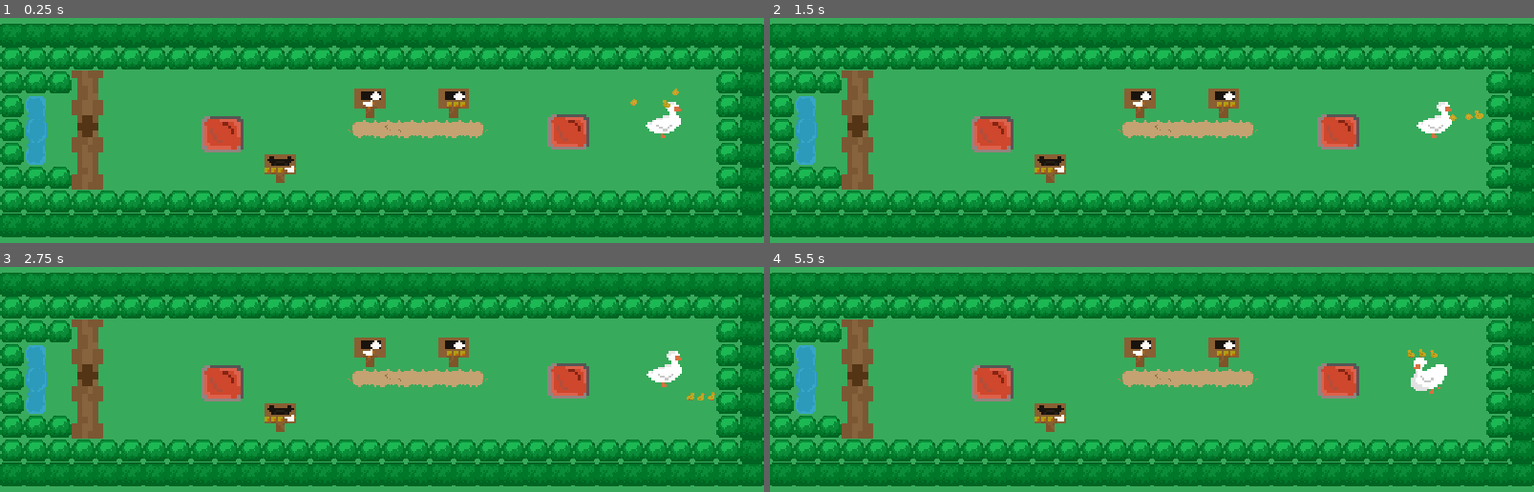
Above: before the commit, frames 1-4 (two rows, left to right).
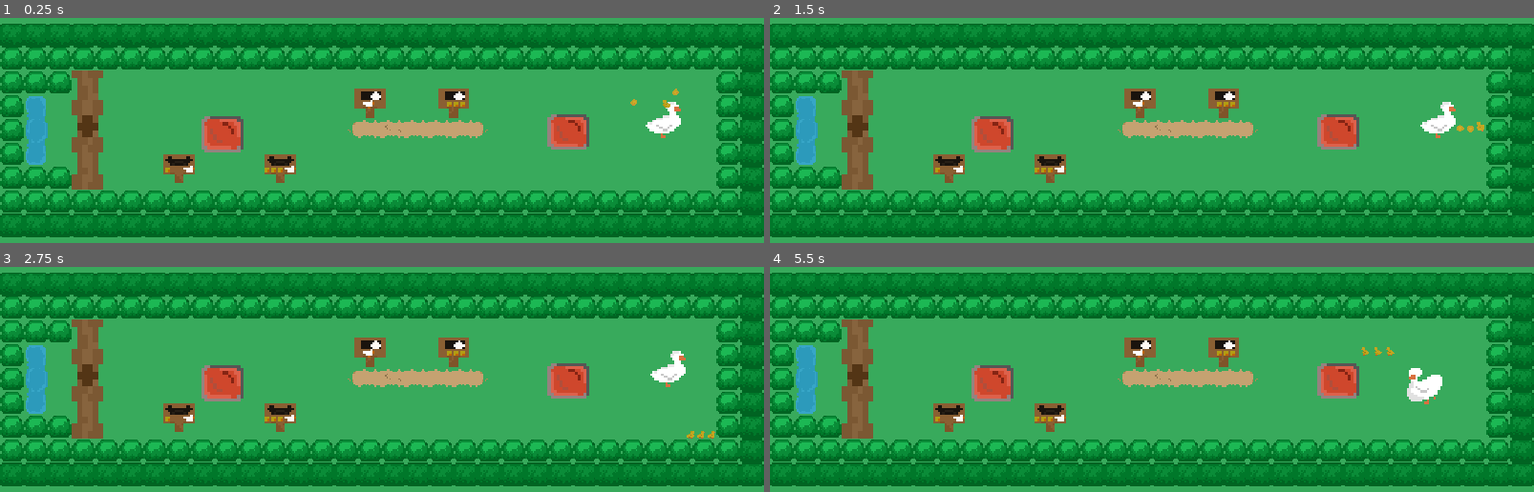
Above: after the commit, the same moments.

Repository: Cartogy/GWJ24
Game: Godot game, scene res://Levels/Level_2.tscn
Same seed, same stepped clock (60 frames per second), same inputs: the game is played once before the commit and once after it. This scene is started directly instead of the project's main scene.
Inputs (mouse positions are in pixels of both pictures, inside the frame that each line leads up to):
- Up to frame 1 (0.25 s): no input
- Up to frame 2 (1.5 s): tap Enter at 0.5 s; move the mouse to (1320, 105) at 0.52 s; hold Right (ui_right) 0.53-1.28 s; tap Shift (control_cmd) at 0.6 s; move the mouse to (999, 150) at 1.27 s; hold Down (ui_down) from 1.28 s (still down); tap E (item_cmd) at 1.35 s
- Up to frame 3 (2.75 s): move the mouse to (458, 278) at 2.02 s; release Down (ui_down) at 2.03 s; press the mouse at (458, 278) at 2.03 s; hold Right (ui_right) from 2.03 s (still down)
- Up to frame 4 (5.5 s): tap Space (quack_cmd) at 2.75, 2.85 s; move the mouse to (1113, 465) at 2.77 s; release Right (ui_right) at 2.78 s; release the mouse at (1113, 465) at 2.78 s; hold Up (ui_up) 2.78-3.53 s; move the mouse to (1381, 442) at 3.52 s; hold Left (ui_left) 3.53-5.03 s; tap O (unlocking) at 3.6 s; tap Enter at 4.25 s; move the mouse to (922, 309) at 4.27 s; tap Shift (control_cmd) at 4.35 s; move the mouse to (1190, 377) at 5.02 s; hold Down (ui_down) from 5.03 s (still down); hold E (item_cmd) from 5.03 s (still down)

The runs differ from the first frame. In frame 1, 0.4% of the frame differs, in the area x 21-26%, y 60-74%; in frame 2, 0.7%; in frame 3, 0.7%; in frame 4, 1.1%, in the area x 21-89%, y 35-74%.

Commit message:
Added another sign + added speed info in level 2

Diff:
--- a/Levels/Level_2.tscn
+++ b/Levels/Level_2.tscn
@@ -7,6 +7,7 @@
 [ext_resource path="res://Scenes/Key_Signs/Key_Sign_Duck.tscn" type="PackedScene" id=5]
 [ext_resource path="res://Scenes/Key_Signs/Key_Sign_Space.tscn" type="PackedScene" id=6]
 [ext_resource path="res://Scenes/Key_Signs/Key_Sign_Flock.tscn" type="PackedScene" id=7]
+[ext_resource path="res://Scenes/Key_Signs/Key_Sign_Dettached.tscn" type="PackedScene" id=8]
 
 [sub_resource type="GDScript" id=1]
 script/source = "extends Area2D
@@ -30,6 +31,11 @@
 
 [node name="DuckandChicks" parent="." index="0"]
 position = Vector2( 890, 308.909 )
+
+[node name="Data" parent="DuckandChicks/PlayerController" index="2"]
+duck_attached_speed = 95.0
+duck_dettached_speed = 125.0
+chick_horde_speed = 155.0
 
 [node name="Chick" parent="DuckandChicks/FlockManager" index="0"]
 position = Vector2( 846.873, 255.353 )
@@ -78,6 +84,10 @@
 position = Vector2( 496, 272 )
 scale = Vector2( 3, 3 )
 
+[node name="Key_Sign4" parent="." index="9" instance=ExtResource( 8 )]
+position = Vector2( 240, 360 )
+scale = Vector2( 3, 3 )
+
 [editable path="DuckandChicks"]
 
 [editable path="DuckandChicks/PlayerController"]
--- /dev/null
+++ b/Scenes/Key_Signs/Key_Sign_Dettached.tscn
@@ -0,0 +1,9 @@
+[gd_scene load_steps=3 format=2]
+
+[ext_resource path="res://Scenes/Key_Signs/KeySigns.tscn" type="PackedScene" id=1]
+[ext_resource path="res://Textures/Key_Signs/Space_Sign_Dettach.png" type="Texture" id=2]
+
+[node name="Key_Sign" instance=ExtResource( 1 )]
+
+[node name="Sprite" parent="." index="0"]
+texture = ExtResource( 2 )
Not shown: 1 places in Levels/Level_2.tscn that only renumber resources
Binary file added: Textures/Key_Signs/Space_Sign_Dettach.png
Not shown, added: Textures/Key_Signs/Space_Sign_Dettach.png.import
